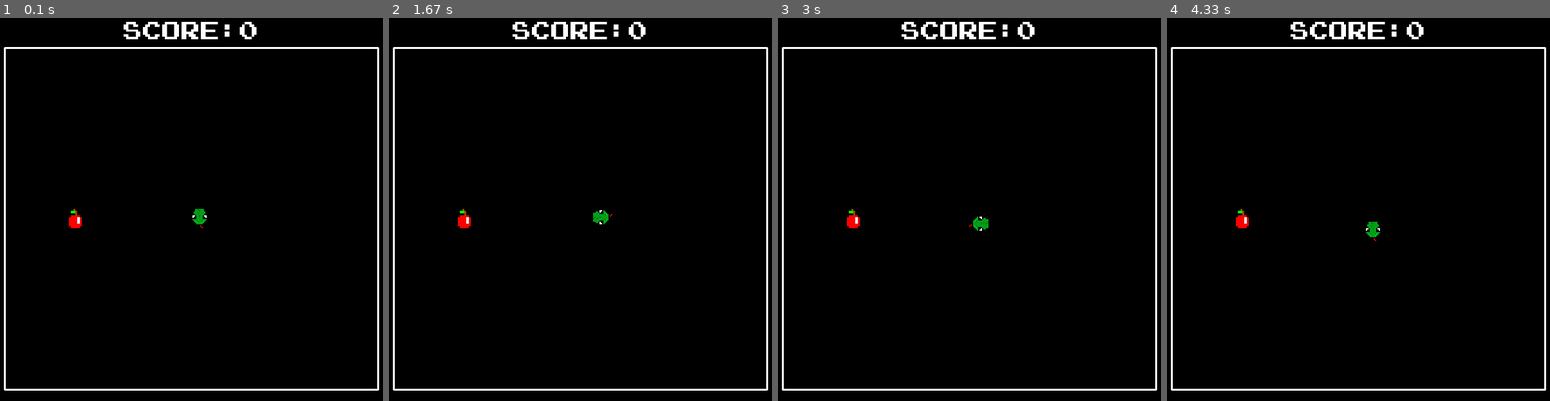
Above: before the commit, frames 1-4 (left to right).
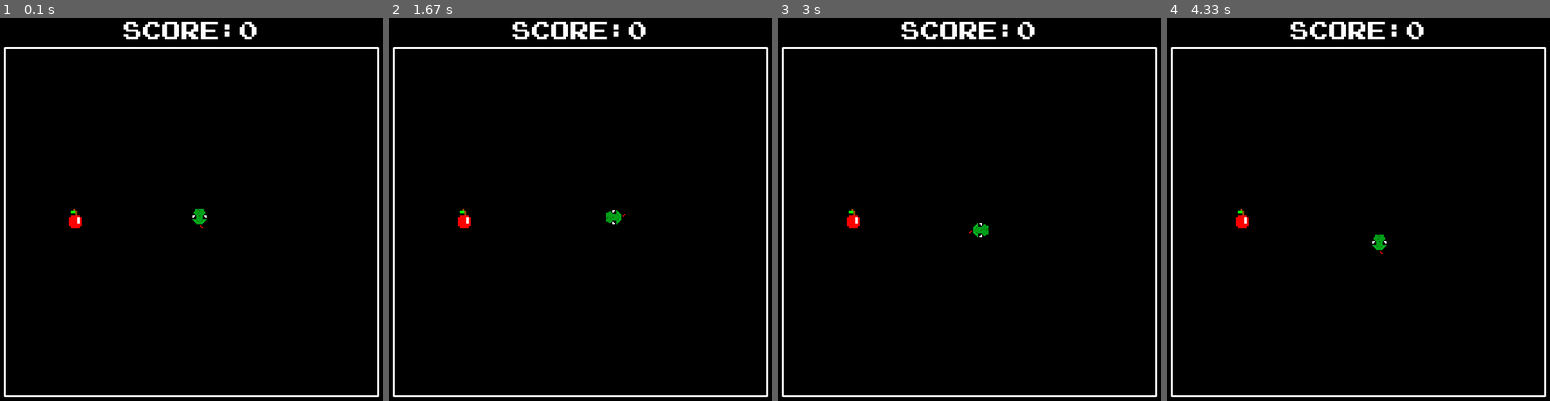
Above: after the commit, the same moments.

Repository: LUDUSLab/stem-games
Game: pygame game, started from ronald.boadana/snake/snake_ronald-boadana.py
The game is run twice, just before and just after one commit, with the same random seed, the same clock (stepped at 60 frames per second) and the same inputs.
Inputs:
- Up to frame 1 (0.1 s): no input
- Up to frame 2 (1.67 s): hold D 0.33-0.8 s; hold D 1.17-1.63 s
- Up to frame 3 (3 s): hold A 1.67-2.2 s; hold S 2.23-2.53 s; hold A 2.57-2.97 s
- Up to frame 4 (4.33 s): hold D 3.4-4.03 s; hold S from 4.07 s (still down)

The runs differ from the first frame. In frame 1, 1.0% of the frame differs, in the area x 1-99%, y 96-99%; in frame 2, 1.2%; in frame 3, 1.1%; in frame 4, 1.2%, in the area x 1-99%, y 53-99%.

Commit message:
finally i got to make a 'loop' on snake movement

Diff:
--- a/ronald.boadana/snake/snake_ronald-boadana.py
+++ b/ronald.boadana/snake/snake_ronald-boadana.py
@@ -8,7 +8,6 @@
 # victory sound available in https://freesound.org/people/honeybone82/sounds/513253/
 # press key sound available in https://freesound.org/people/testing_player/sounds/243038/
 # Powered by Ronald Boadana
-# note: somethings is using '#' because it's things that i'll add on game, but from now i didn't get
 
 pygame.init()
 
@@ -26,10 +25,6 @@
 # drawing snake
 snake = pygame.image.load('../snake/assets/ronald.boadana_snakehead.png')
 snake_x, snake_y = 300, 300
-# snake_body_up_down = pygame.image.load('../snake/assets/ronald.boadana-snake-body-up-down.png')
-# snake_x_body_up_down, snake_y_body_up_down = (snake_x, snake_y - 30)
-# snake_tail = pygame.image.load('../snake/assets/ronald.boadana-snake-tail.png')
-# snake_tail_x, snake_tail_y = (snake_x + 4, snake_y_body_up_down - 30)
 
 # drawing apple
 apple = pygame.image.load('../snake/assets/ronald.boadana_apple.png')
@@ -40,8 +35,7 @@
 game_over_sound = pygame.mixer.Sound('../snake/assets/game-over-sound.wav')
 victory_sound = pygame.mixer.Sound('../snake/assets/victory-sound.wav')
 eating_apple_sound = pygame.mixer.Sound('../snake/assets/eating-apple-sound.wav')
-press_key_sound = pygame.mixer.Sound('../snake/assets/press-key-sound.wav')
-# snake_death_sound = pygame.mixer.Sound('../snake/assets/snake-death-sound.wav')
+playing_sound = 0
 
 # score text
 score_font = pygame.font.Font('../snake/assets/PressStart2P.ttf', 30)
@@ -61,6 +55,9 @@
 victory_text_rect = score_text.get_rect()
 victory_text_rect.center = (200, 275)
 
+# looping to make the key pressed move the snake
+UP = DOWN = RIGHT = LEFT = False
+
 game_on = True
 game_clock = pygame.time.Clock()
 while game_on:
@@ -70,27 +67,24 @@
         # mapping keys
         if event.type == pygame.KEYDOWN:
             if event.key == pygame.K_w:
-                snake_y -= 10
+                UP = True
                 press_key_sound.play()
-                snake = pygame.image.load('../snake/assets/ronald.boadana_snakehead_up.png')
             if event.key == pygame.K_s:
-                snake_y += 10
-                press_key_sound.play()
-                # snake_y_body += direction_y
-                # snake_tail_y += direction_y
-                snake = pygame.image.load('../snake/assets/ronald.boadana_snakehead.png')
+                DOWN = True
             if event.key == pygame.K_a:
-                snake_x -= 10
-                press_key_sound.play()
-                # snake_x_body -= direction_x
-                # snake_tail_x -= direction_x
-                snake = pygame.image.load('../snake/assets/ronald.boadana_snakehead-left.png')
+                LEFT = True
             if event.key == pygame.K_d:
-                snake_x += 10
-                press_key_sound.play()
-                # snake_x_body += direction_x
-                # snake_tail_x += direction_x
-                snake = pygame.image.load('../snake/assets/ronald.boadana_snakehead-right.png')
+                RIGHT = True
+        if event.type == pygame.KEYUP:
+            if event.key == pygame.K_w:
+                UP = False
+            if event.key == pygame.K_s:
+                DOWN = False
+            if event.key == pygame.K_a:
+                LEFT = False
+            if event.key == pygame.K_d:
+                RIGHT = False
+        print(snake_x, snake_y)
 
         # checking the score
         if player_score < max_score:
@@ -101,8 +95,30 @@
                 apple_y = (random.randint(50, 560) // 10 * 10)
                 eating_apple_sound.play()
 
-        # updating score
-        score_text = score_font.render('SCORE:' + str(player_score), True, color_white, color_black)
+            # snake movement on key pressed
+            if UP:
+                snake_y -= 10
+                snake = pygame.image.load('../snake/assets/ronald.boadana_snakehead_up.png')
+            else:
+                snake_y += 0
+            if DOWN:
+                snake_y += 10
+                snake = pygame.image.load('../snake/assets/ronald.boadana_snakehead.png')
+            else:
+                snake_y += 0
+            if RIGHT:
+                snake_x += 10
+                snake = pygame.image.load('../snake/assets/ronald.boadana_snakehead-right.png')
+            else:
+                snake_x += 0
+            if LEFT:
+                snake_x -= 10
+                snake = pygame.image.load('../snake/assets/ronald.boadana_snakehead-left.png')
+            else:
+                snake_x += 0
+
+            # updating score
+            score_text = score_font.render('SCORE:' + str(player_score), True, color_white, color_black)
 
     # updating screen
     screen.blit(score_text, score_text_rect)
@@ -111,11 +127,9 @@
 
     # drawing the borders
     pygame.draw.line(screen, color_white, [10, 50], [590, 50], 3)
-    pygame.draw.line(screen, color_white, [10, 580], [590, 580], 3)
-    pygame.draw.line(screen, color_white, [10, 50], [10, 580], 3)
-    pygame.draw.line(screen, color_white, [590, 50], [590, 580], 3)
-    # screen.blit(snake_body, (snake_x_body, snake_y_body))
-    # screen.blit(snake_tail, (snake_tail_x, snake_tail_y))
+    pygame.draw.line(screen, color_white, [10, 590], [590, 590], 3)
+    pygame.draw.line(screen, color_white, [10, 50], [10, 590], 3)
+    pygame.draw.line(screen, color_white, [590, 50], [590, 590], 3)
 
     # snake collision with 'x' coordinate
     if snake_x <= 0:
@@ -133,17 +147,21 @@
     if (snake_x == 0) or (snake_y == 40) or (snake_x == 570) or (snake_y == 570):
         screen.fill(color_black)
         screen.blit(defeat_text, defeat_text_rect)
-        game_over_sound.play()
+        if playing_sound == 0:
+            game_over_sound.play()
+            playing_sound += 1
 
     # victory condition
     if player_score == 10:
         screen.fill(color_black)
         screen.blit(victory_text, victory_text_rect)
-        victory_sound.play()
+        if playing_sound == 0:
+            victory_sound.play()
+            playing_sound += 1
 
     # updating screen
     pygame.display.flip()
     screen.fill(color_black)
-    game_clock.tick(120)
+    game_clock.tick(90)
 
 pygame.quit()
